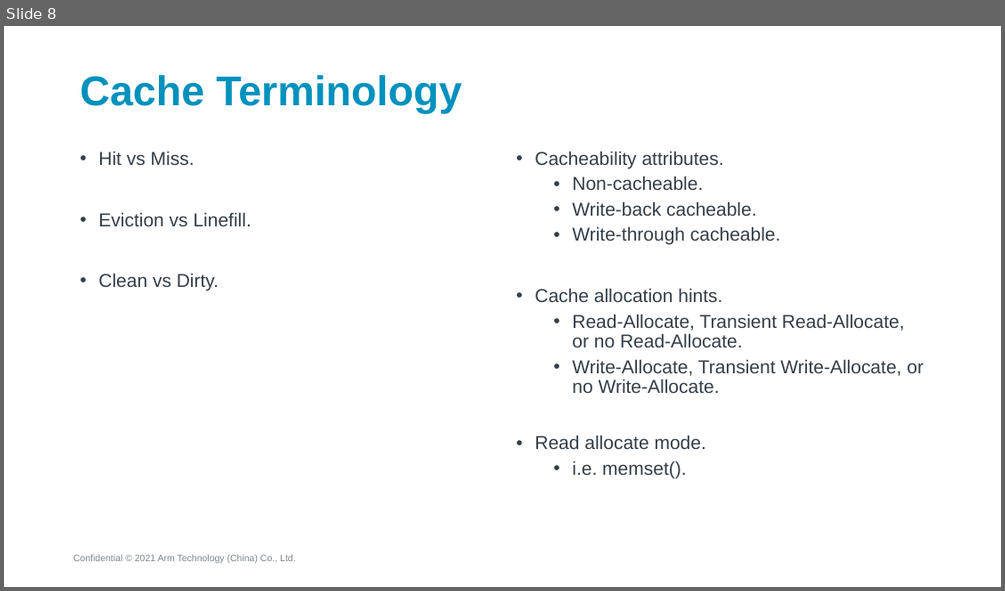
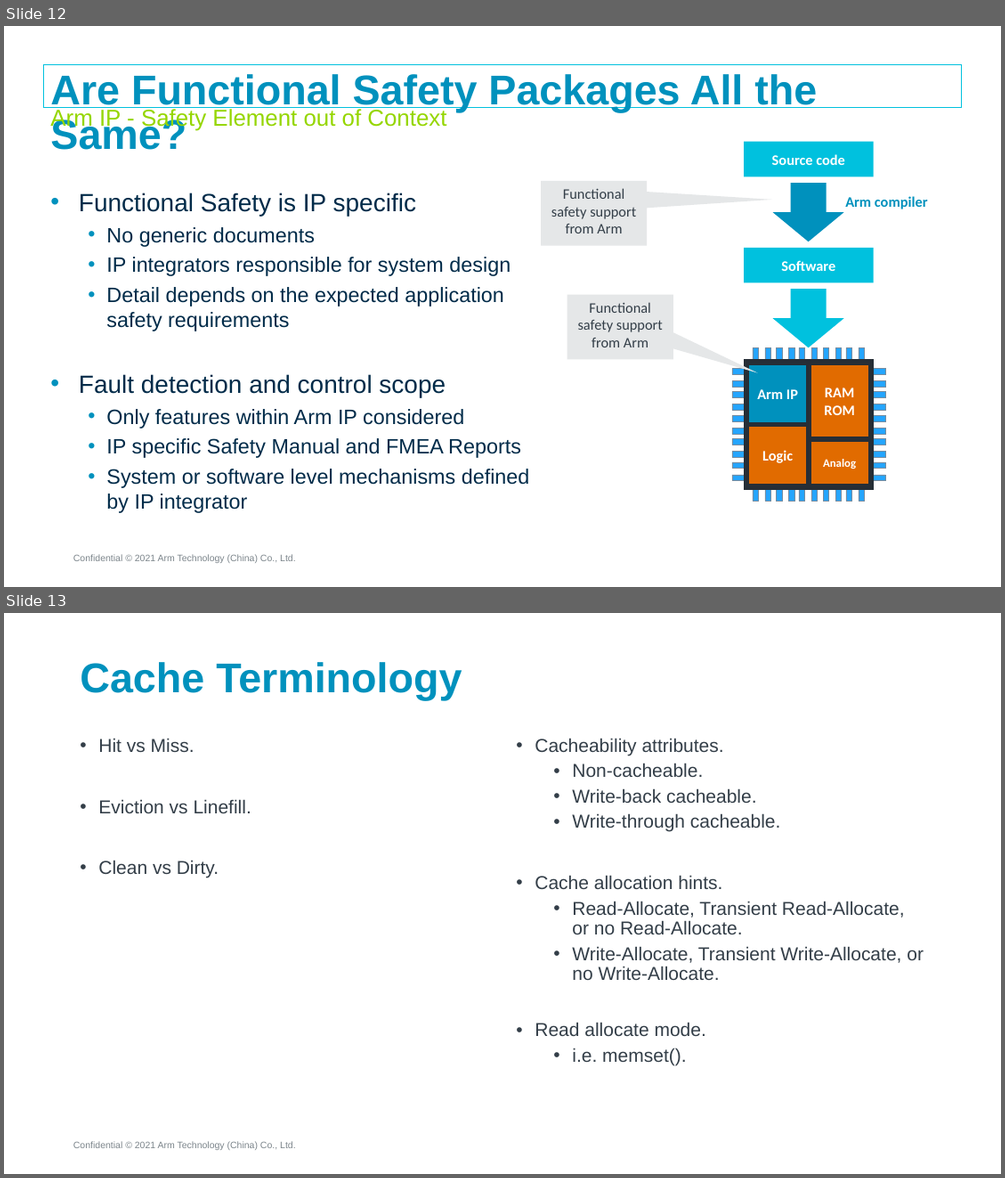
Before and after one commit to carloscn/doclib, a slide deck: ppt/arm/Cache_and_data_coherency_V02.pptx. Shown one above the other, each under a label of ours: slide 8 before the commit, slides 12 and 13 after it. The pictures are 1005x591 and 1005x1178 pixels, drawn with LibreOffice and Linux fonts; fonts in the diff are those of the drawing; background and template pictures are left out. Boxes give left, top, right and bottom in pixels: in the first picture for what was removed or moved away, otherwise in the second. Text is boxed around its words. In the diff, an @@ line names an element or a change of style, - is before the commit and + after.

```diff
--- a/ppt/arm/Cache_and_data_coherency_V02.pptx
+++ b/ppt/arm/Cache_and_data_coherency_V02.pptx
@@ slide 12 added at [4, 26, 1001, 587], background #FFFFFF; not listed: 1 template element that a slide beside it also shows @@
@@ title added at [43, 65, 961, 107], outline #00C1DE 0.75 pt, 40 pt, text #0091BD, bold @@
+Are Functional Safety Packages All the Same?
@@ text added at [50, 107, 446, 131], 22.2 pt, text #95D600 @@
+Arm IP - Safety Element out of Context
@@ rectangle added at [744, 142, 874, 177], fill #00C1DE, 14 pt, text #FFFFFF, bold @@
+Source code
@@ speech box added at [541, 181, 647, 246], fill #E5E7E8, 14 pt, text #333E48 @@
+Functional safety support from Arm
@@ down arrow added at [773, 183, 844, 242], fill #0091BD @@
@@ text added at [79, 192, 530, 513], 20 pt, text #002B49 @@
+• Functional Safety is IP specific
+  • No generic documents
+  • IP integrators responsible for system design
+  • Detail depends on the expected application safety requirements
+• Fault detection and control scope
+  • Only features within Arm IP considered
+  • IP specific Safety Manual and FMEA Reports
+  • System or software level mechanisms defined by IP integrator
@@ text added at [845, 196, 928, 209], 14 pt, text #0091BD, bold @@
+Arm compiler
@@ rectangle added at [744, 248, 874, 282], fill #00C1DE, 14 pt, text #FFFFFF, bold @@
+Software
@@ down arrow added at [773, 289, 844, 347], fill #00C1DE @@
@@ speech box added at [567, 295, 673, 360], fill #E5E7E8, 14 pt, text #333E48 @@
+Functional safety support from Arm
@@ group added at [732, 348, 886, 501]: 25 rectangles @@
+Arm IP
+Logic
+RAM
+ROM
+Analog
@@ what was slide 8 is now slide 13 @@
```
Also in this commit, not shown: 4 other slides added, 2 other files.
